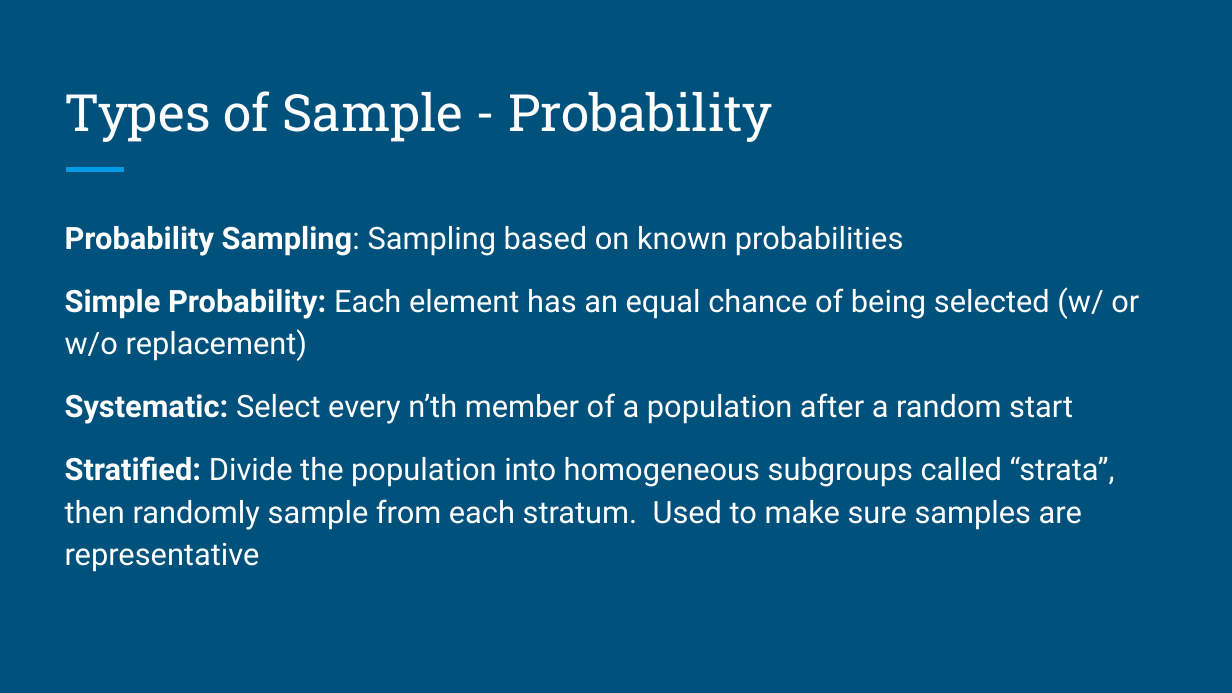
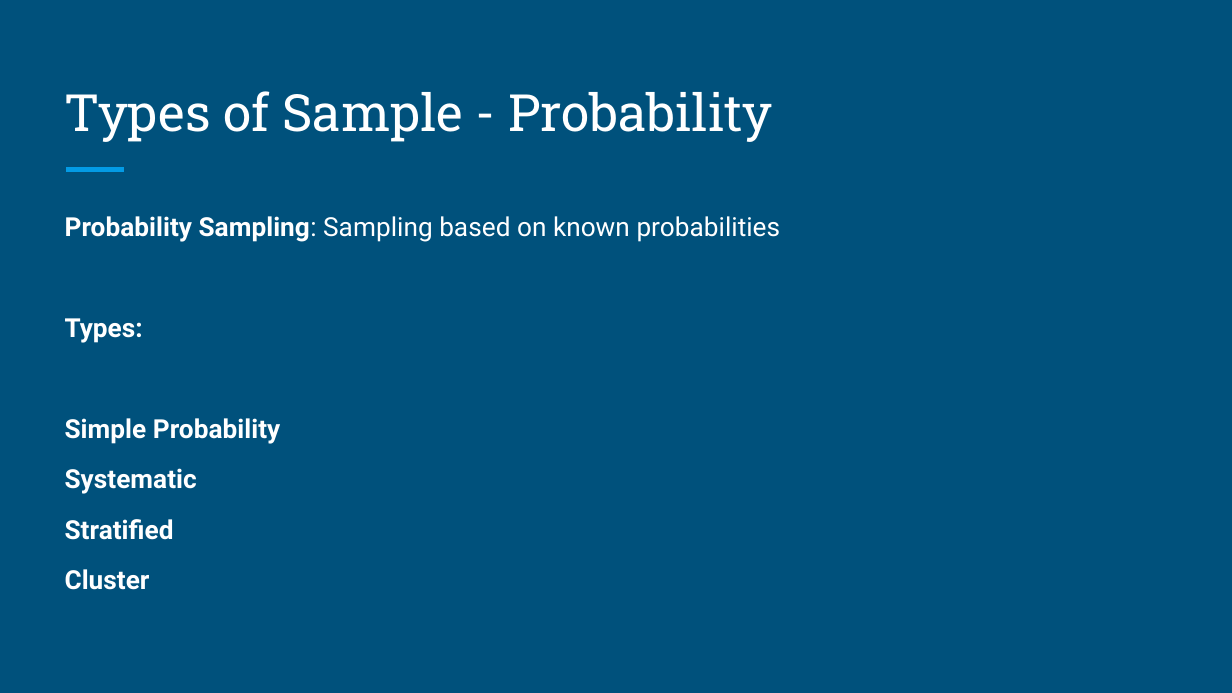
Before and after one commit to rjwrobel86/Python4Statistics, a slide deck: slide 40 of Stuff For Class/Slides/Organizing & Visualizing Data.pptx (slide 38 before the commit). Drawn at 1232x693 pixels with LibreOffice and Linux fonts; fonts in the diff are those of the drawing. Boxes give left, top, right and bottom in pixels: in the first picture for what was removed or moved away, otherwise in the second. Text is boxed around its words. In the diff, an @@ line names an element or a change of style, - is before the commit and + after.

```diff
--- a/Stuff For Class/Slides/Organizing & Visualizing Data.pptx
+++ b/Stuff For Class/Slides/Organizing & Visualizing Data.pptx
@@ text at box(65, 216, 781, 242): size 18 to 15.3 pt in "Probability Sampling: Sampling based on known probabilities"; line spacing 1.15 to 0.95 @@
@@ text at box(65, 318, 280, 590): text changed; size 18 to 15.3 pt; bold on @@
-Simple Probability: Each element has an equal chance of being selected (w/ or w/o replacement)
-Systematic: Select every n’th member of a population after a random start
-Stratified: Divide the population into homogeneous subgroups called “strata”, then randomly sample from each stratum. Used to make sure samples are representative
+Types:
+Simple Probability
+Systematic
+Stratified
+Cluster
```
Also in this commit, not shown: 9 other slides changed, 8 slides added, 32 other files.
